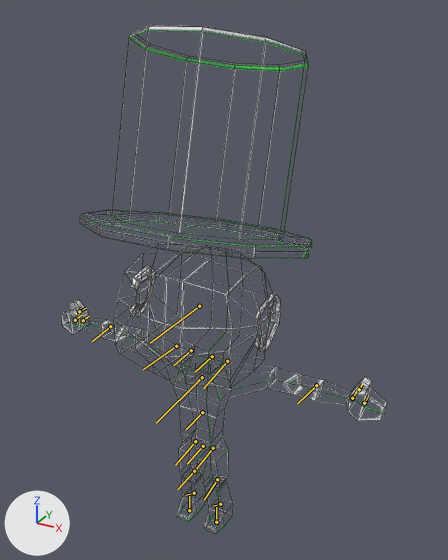
A saved change to the FBX model Abe.FBX.
The view is the same before and after, from a 50 mm camera at (0.864, -1.417, 1.639) aimed at (0.034, 0.093, 0.884). Every picture has the same lights, and +X, +Y and +Z are marked at lower left. Both versions are drawn at the pose saved in each file; the numbers are the values there. The bones that bend it are drawn over the model as lines. Mesh edges are drawn as thin lines.

In view in the first picture: 'Body', 'Hat', 'Head', 'LeftArm', 'LeftLeg', 'RightArm', 'RightLeg'.
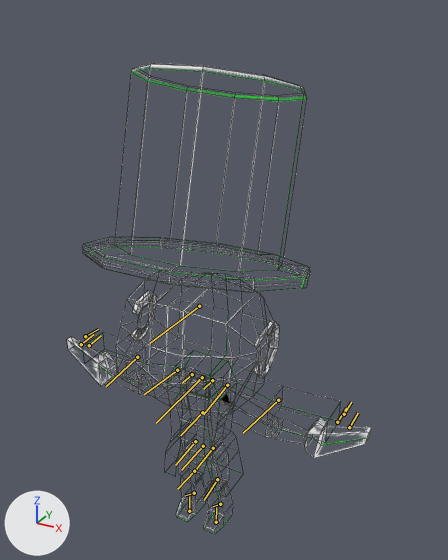
The change in detail:
Bone 'GenericHumanRigPelvis' (bone_generichumanrigpelvis) moves from (0.85, 0.0, 0.0) to (0.0, 0.0, 0.0).
Bone 'GenericHumanRigLLeg1' (bone_generichumanriglleg1) turns from (0, -2, 0) to (0, 0, 0) degrees about its own x, y and z.
Bone 'GenericHumanRigLLeg1' (bone_generichumanriglleg1) is rescaled from (1.1, 1.0, 1.0) to (1.0, 1.0, 1.0).
Bone 'GenericHumanRigLLeg2' (bone_generichumanriglleg2) moves from (0.02, 0.0, 0.0) to (0.0, 0.0, 0.0).
Bone 'GenericHumanRigLLeg2' (bone_generichumanriglleg2) turns from (0, 4, 0) to (0, 0, 0) degrees about its own x, y and z.
Bone 'GenericHumanRigLLegAnkle' (bone_generichumanrigllegankle) moves from (0.0, 0.0, 0.0) to (0.02, -0.01, 0.0).
Bone 'GenericHumanRigLLegAnkle' (bone_generichumanrigllegankle) turns from (-1, -2, 2) to (0, 0, 3) degrees about its own x, y and z.
Bone 'GenericHumanRigLLegAnkle' (bone_generichumanrigllegankle) is rescaled from (0.94, 0.98, 1.0) to (1.0, 1.01, 1.0).
Bone 'GenericHumanRigRLeg1' (bone_generichumanrigrleg1) turns from (0, 2, 0) to (0, 0, 0) degrees about its own x, y and z.
Bone 'GenericHumanRigRLeg1' (bone_generichumanrigrleg1) is rescaled from (1.1, 1.0, 1.0) to (1.0, 1.0, 1.0).
Bone 'GenericHumanRigRLeg2' (bone_generichumanrigrleg2) moves from (0.02, 0.0, 0.0) to (0.0, 0.0, 0.0).
Bone 'GenericHumanRigRLeg2' (bone_generichumanrigrleg2) turns from (0, -4, 0) to (0, 0, 0) degrees about its own x, y and z.
Bone 'GenericHumanRigRLegAnkle' (bone_generichumanrigrlegankle) moves from (0.0, 0.0, 0.0) to (0.02, -0.01, 0.0).
Bone 'GenericHumanRigRLegAnkle' (bone_generichumanrigrlegankle) turns from (1, 2, 2) to (0, 0, 3) degrees about its own x, y and z.
Bone 'GenericHumanRigRLegAnkle' (bone_generichumanrigrlegankle) is rescaled from (0.94, 0.98, 1.0) to (1.0, 1.01, 1.0).
Bone 'GenericHumanRigSpine2' (bone_generichumanrigspine2) moves from (1.28, 0.0, 0.0) to (0.0, 0.0, 0.0).
Bone 'GenericHumanRigChest' (bone_generichumanrigchest) moves from (1.28, 0.0, 0.0) to (0.0, 0.0, 0.0).
Bone 'GenericHumanRigLArm1' (bone_generichumanriglarm1) moves from (-0.13, 0.01, -3.41) to (0.0, 0.0, 0.0).
Bone 'GenericHumanRigLArm2' (bone_generichumanriglarm2) moves from (4.44, -0.79, 0.21) to (0.0, 0.0, 0.0).
Bone 'GenericHumanRigLArmDigit21' (bone_generichumanriglarmdigit21) moves from (0.0, 0.0, 0.0) to (2.74, 0.06, 3.91).
Bone 'GenericHumanRigRArm1' (bone_generichumanrigrarm1) moves from (-0.13, 0.01, 3.41) to (0.0, 0.0, 0.0).
Bone 'GenericHumanRigRArm2' (bone_generichumanrigrarm2) moves from (4.44, -0.79, -0.21) to (0.0, 0.0, 0.0).
Bone 'GenericHumanRigRArmDigit21' (bone_generichumanrigrarmdigit21) moves from (0.0, 0.0, 0.0) to (2.74, 0.06, -3.91).

Pixel boxes (x1, y1, x2, y2) of what changed, in the pictures (448 x 560 px):
'Hat', posed
    before: (79, 25, 312, 259)
    after: (82, 63, 310, 292)
'Head', posed
    before: (114, 245, 281, 388)
    after: (116, 271, 280, 414)
'RightArm', posed (9% narrower, 22% taller)
    before: (211, 362, 387, 421)
    after: (212, 386, 372, 458)
'LeftArm', posed (28% shorter)
    before: (61, 300, 192, 386)
    after: (67, 338, 194, 400)
'Body', posed (16% shorter)
    before: (174, 354, 232, 463)
    after: (174, 377, 232, 468)
'Overcoat', now drawn
    after: (83, 332, 338, 497)
'LeftLeg', posed
    before: (177, 438, 210, 521)
    after: (176, 441, 210, 522)
'RightLeg', posed (7% shorter)
    before: (197, 446, 233, 534)
    after: (197, 452, 233, 534)
bone 'GenericHumanRigRLegAnkle', root to tip
    before: (194, 493) to (186, 495)
    after: (194, 493) to (185, 495)
bone 'GenericHumanRigSpine2', root to tip
    before: (202, 412) to (186, 429)
    after: (202, 412) to (180, 435)
bone 'GenericHumanRigLArm1', root to tip
    before: (227, 361) to (203, 388)
    after: (227, 385) to (203, 414)
bone 'GenericHumanRigLArm2', root to tip
    before: (316, 385) to (297, 403)
    after: (278, 400) to (243, 433)
bone 'GenericHumanRigLArmDigit21', root to tip
    before: (364, 403) to (368, 396)
    after: (349, 427) to (358, 413)
bone 'GenericHumanRigRArm1', root to tip
    before: (176, 346) to (143, 369)
    after: (177, 370) to (144, 394)
bone 'GenericHumanRigRArm2', root to tip
    before: (110, 326) to (92, 341)
    after: (137, 357) to (106, 386)
bone 'GenericHumanRigRArmDigit21', root to tip
    before: (75, 320) to (81, 315)
    after: (81, 344) to (93, 334)
